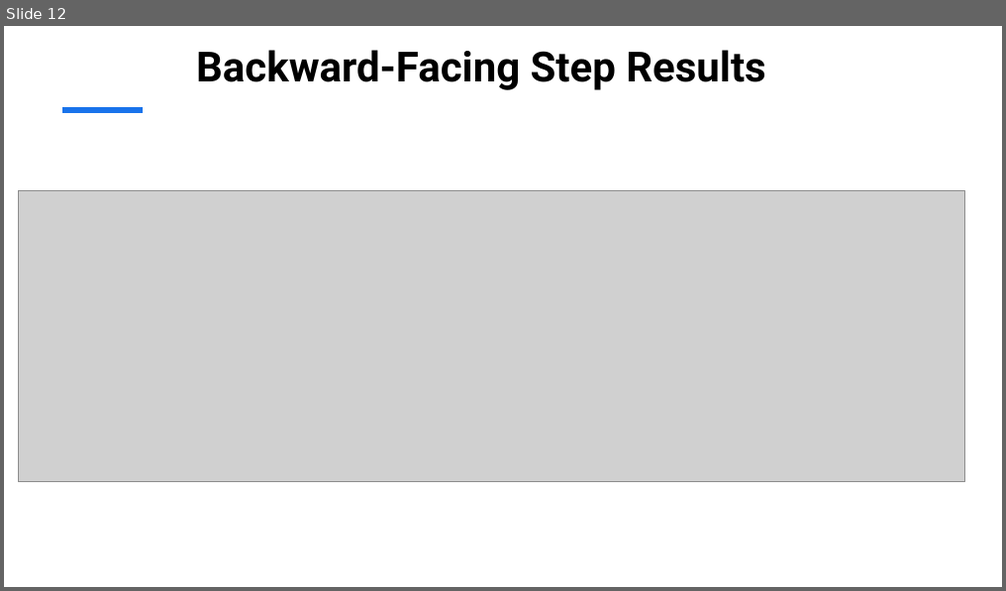
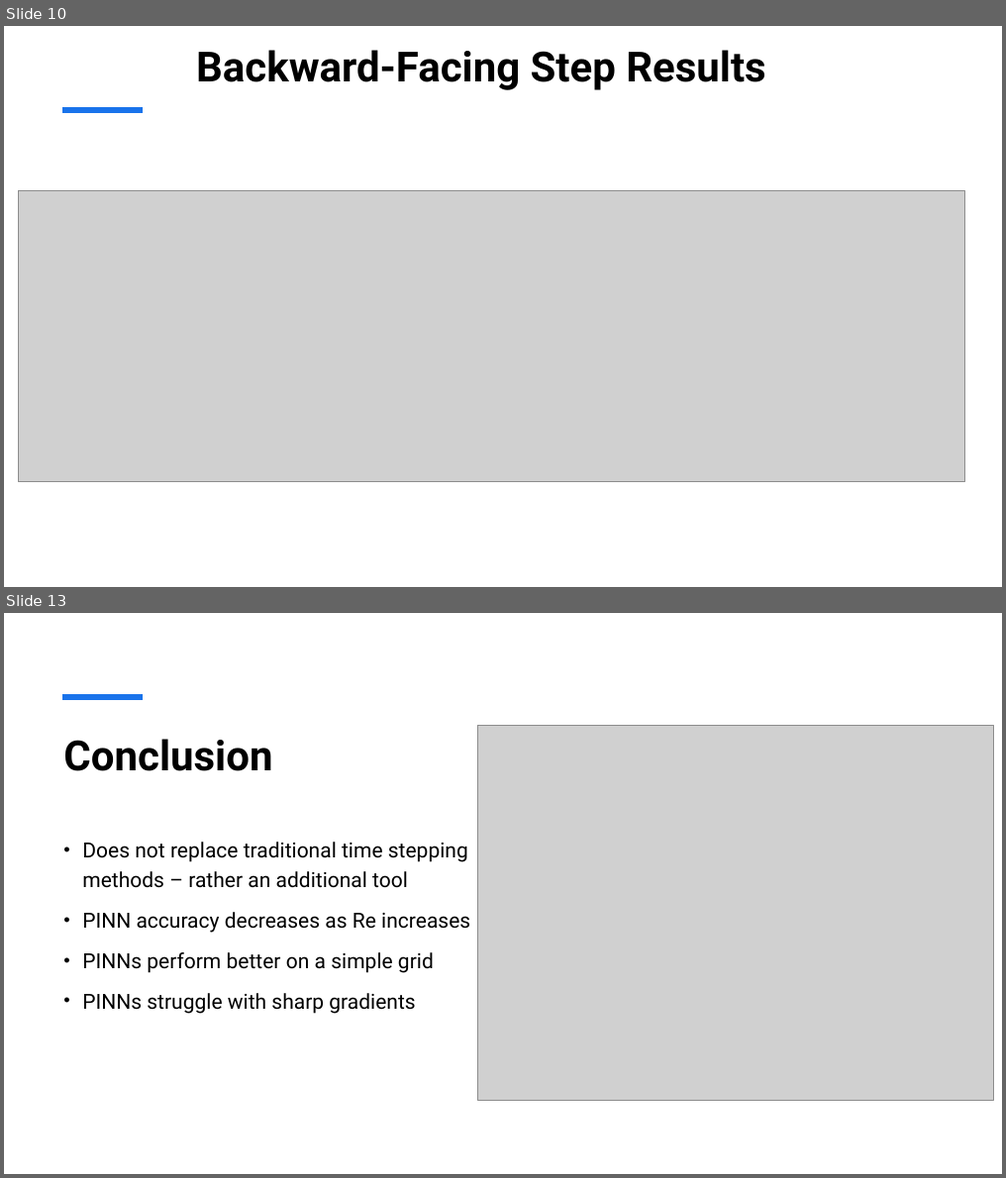
Before and after one commit to henrikhaug1/MEK4470, a slide deck: Presentation1.pptx. Shown one above the other, each under a label of ours: slide 12 before the commit, slides 10 and 13 after it; the slides between them are not shown. The pictures are 1006x591 and 1006x1178 pixels, drawn with LibreOffice and Linux fonts; fonts in the diff are those of the drawing; grey boxes stand for pictures. Boxes give left, top, right and bottom in pixels: in the first picture for what was removed or moved away, otherwise in the second. Text is boxed around its words. In the diff, an @@ line names an element or a change of style, - is before the commit and + after.

```diff
--- a/Presentation1.pptx
+++ b/Presentation1.pptx
@@ slide 13 added at (x1=4, y1=613, x2=1002, y2=1174), background #FFFFFF @@
@@ line added from (62, 697) to (143, 697), #1973EB 6 pt @@
@@ picture added at (x1=478, y1=725, x2=994, y2=1100) @@
@@ title added at (x1=63, y1=739, x2=272, y2=771), 40 pt, text #000000, bold @@
+Conclusion
@@ text added at (x1=82, y1=842, x2=470, y2=1014), 20 pt, text #000000 @@
+• Does not replace traditional time stepping methods – rather an additional tool
+• PINN accuracy decreases as Re increases
+• PINNs perform better on a simple grid
+• PINNs struggle with sharp gradients
@@ what was slide 12 is now slide 10 @@
```
Also in this commit, not shown: 5 slides changed, 3 other slides added, 6 slides removed, 26 other files.
